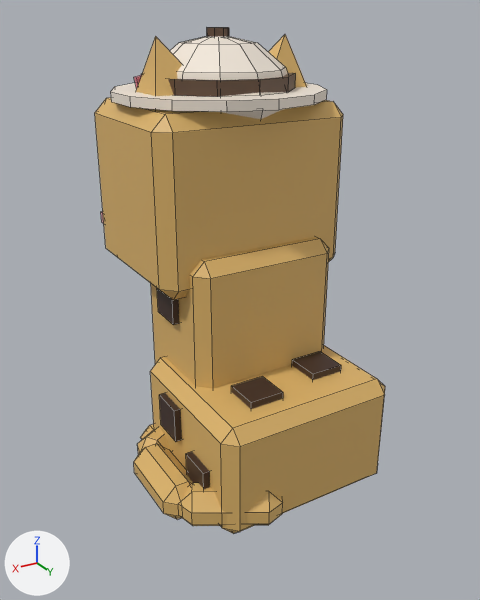
An edit to the FBX model assets/cat-cafe/exports/CatCafe_Cat_Bengal_Sit.fbx, drawn before and after from the same camera.
Rendered twice from a 50 mm camera at (0.01411, 0.02306, 0.01925) aimed at (0.00101, 0.00122, 0.00833). Every picture has the same lights, and +X, +Y and +Z are marked at lower left. The first picture is the older version. Mesh edges are drawn as thin lines. Where no turn or scale is listed for an object, it has been applied to the vertices.

Names of what the first picture shows: 'CatCafe_Cat_Bengal_Sit_Body', 'CatCafe_Cat_Bengal_Sit_EarL', 'CatCafe_Cat_Bengal_Sit_EarR', 'CatCafe_Cat_Bengal_Sit_Head', 'CatCafe_Cat_Bengal_Sit_Prop', 'CatCafe_Cat_Bengal_Sit_Tail'.
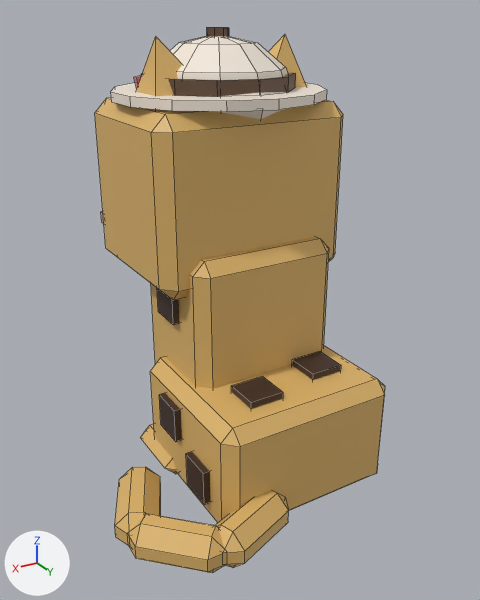
Location of each change, (x1, y1, x2, y2) in pixels of the pictures (480 x 600 px):
'CatCafe_Cat_Bengal_Sit_Tail', reshaped
    before: (134, 427, 283, 526)
    after: (115, 467, 289, 573)

Edits to the bpy script that builds the scene:
```text
Change me_catcafe_cat_bengal_sit_tail:
    used by ob_catcafe_cat_bengal_sit_tail; location = (0.00181, 0.00531, 0.00105)
    remove me_catcafe_cat_bengal_sit_tail.from_pydata(...)  # 72 vertices, 78 faces; spans x -0.00039..0.00398, y -0.00782..0.0006, z -0.00086..0.00085
    add me_catcafe_cat_bengal_sit_tail.from_pydata(...)  # 72 vertices, 78 faces; spans x -0.00037..0.00613, y -0.00461..0.00184, z -0.00086..0.00085
    me_catcafe_cat_bengal_sit_tail part 1: 72 of 72 vertices moved; they spanned x -0.00039..0.00398, y -0.00782..0.0006, z -0.00086..0.00085 and now span x -0.00037..0.00613, y -0.00461..0.00184, z -0.00086..0.00085; mean shift (0.00146, 0.00288, 0.0)
```
